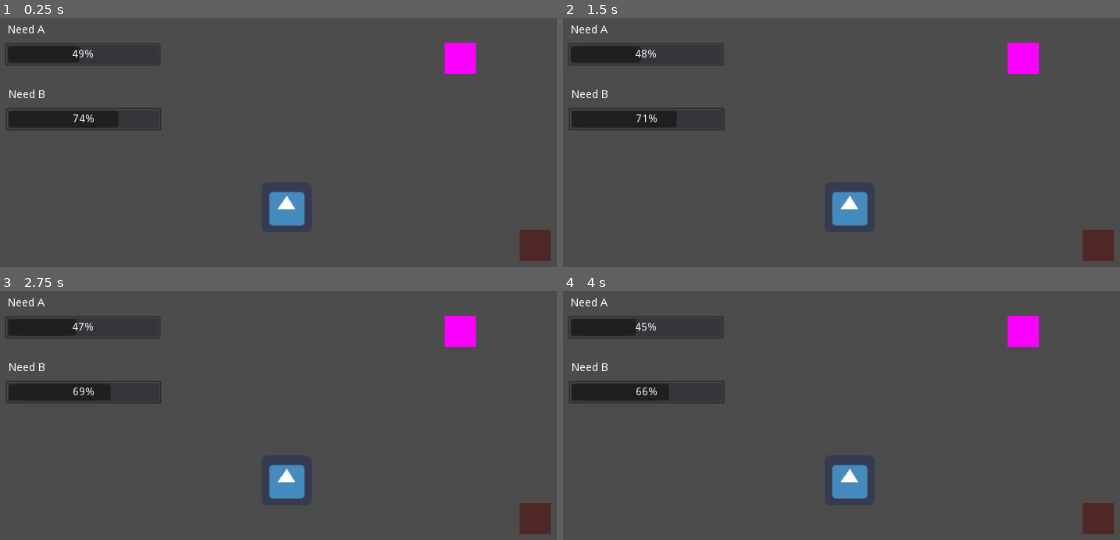
Above: before the commit, frames 1-4 (two rows, left to right).
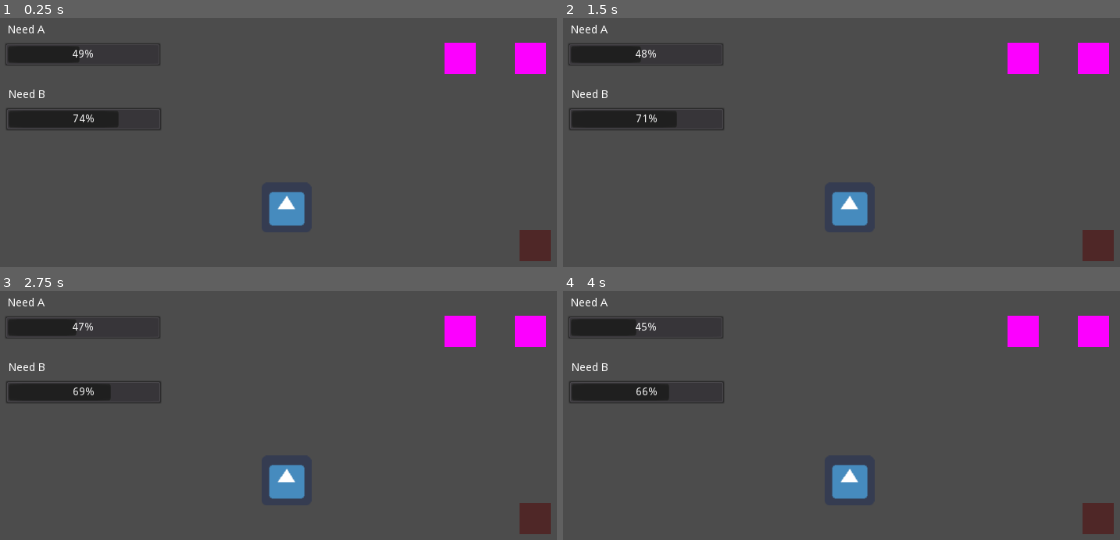
Above: after the commit, the same moments.

Repository: BlackBrad/KiwiJam2021
Game: Godot game, scene res://Scenes/NeedsTest.tscn
Same seed, same stepped clock (60 frames per second), same inputs: the game is played once before the commit and once after it. The project has no main scene, so this scene is started directly. The engine's default icon, where the game draws it, is replaced by a stand-in: a white triangle on a blue panel in a dark square.
Inputs:
- Up to frame 1 (0.25 s): no input
- Up to frame 2 (1.5 s): tap Enter at 0.5 s; tap Space at 1.25 s
- Up to frame 3 (2.75 s): tap Enter at 2 s
- Up to frame 4 (4 s): tap Space at 2.75 s; tap Enter at 3.5 s

The runs differ from the first frame. In frame 1, 0.7% of the frame differs, in the area x 92-99%, y 9-23%; in frame 2, 0.7%; in frame 3, 0.7%; in frame 4, 0.7%.

Commit message:
Basic gameplay loop

Diff:
--- a/Scenes/NeedsTest.tscn
+++ b/Scenes/NeedsTest.tscn
@@ -3,7 +3,7 @@
 [ext_resource path="res://Scenes/NeedUI.tscn" type="PackedScene" id=1]
 [ext_resource path="res://icon.png" type="Texture" id=2]
 [ext_resource path="res://Scripts/NeedSource.gd" type="Script" id=3]
-[ext_resource path="res://Scripts/DragTest.gd" type="Script" id=4]
+[ext_resource path="res://Scenes/Substance.tscn" type="PackedScene" id=4]
 [ext_resource path="res://Scripts/DropTest.gd" type="Script" id=5]
 
 [node name="NeedsTest" type="Node2D"]
@@ -29,27 +29,12 @@
 [node name="Sprite" type="Sprite" parent="NeedSource"]
 texture = ExtResource( 2 )
 
-[node name="DragTest" type="Control" parent="."]
-margin_left = 569.484
-margin_top = 32.7579
-margin_right = 609.484
-margin_bottom = 72.7579
-script = ExtResource( 4 )
-__meta__ = {
-"_edit_use_anchors_": false
-}
+[node name="Oats" parent="." instance=ExtResource( 4 )]
 
-[node name="ColorRect" type="ColorRect" parent="DragTest"]
-anchor_left = 0.5
-anchor_top = 0.5
-anchor_right = 0.5
-anchor_bottom = 0.5
-margin_left = -20.0
-margin_top = -20.0
-margin_right = 20.0
-margin_bottom = 20.0
-mouse_filter = 2
-color = Color( 0.992157, 0, 1, 1 )
+[node name="SoySauce" parent="." instance=ExtResource( 4 )]
+margin_left = 659.484
+margin_right = 699.484
+substance = 1
 
 [node name="DropTest" type="Control" parent="."]
 margin_left = 665.0
--- /dev/null
+++ b/Scenes/Substance.tscn
@@ -0,0 +1,25 @@
+[gd_scene load_steps=2 format=2]
+
+[ext_resource path="res://Scripts/DragTest.gd" type="Script" id=1]
+
+[node name="Substance" type="Control"]
+margin_left = 569.484
+margin_top = 32.7579
+margin_right = 609.484
+margin_bottom = 72.7579
+script = ExtResource( 1 )
+__meta__ = {
+"_edit_use_anchors_": false
+}
+
+[node name="ColorRect" type="ColorRect" parent="."]
+anchor_left = 0.5
+anchor_top = 0.5
+anchor_right = 0.5
+anchor_bottom = 0.5
+margin_left = -20.0
+margin_top = -20.0
+margin_right = 20.0
+margin_bottom = 20.0
+mouse_filter = 2
+color = Color( 0.992157, 0, 1, 1 )
--- a/Scripts/NeedSource.gd
+++ b/Scripts/NeedSource.gd
@@ -35,10 +35,20 @@
 		needs[key] += need_rates[key] * delta
 		needs[key] = clamp(needs[key], 0.0, 100.0)
 
+	# Check for death
+	if needs[Globals.Needs.A] <= 0.0:
+		print("HE DEAD")
+
 func get_needs_value(key):
 	return needs[key]
 
 func on_connect_substance(substance):
 	print('on_connect_substance called %s' % substance)
+	for key in need_rates:
+		need_rates[key] = 0
+
 	if substance == Globals.Substances.OATS:
 		need_rates[Globals.Needs.A] = 5.0
+		need_rates[Globals.Needs.B] = -0.5
+	if substance == Globals.Substances.SOY_SAUCE:
+		need_rates[Globals.Needs.B] = 2.2
